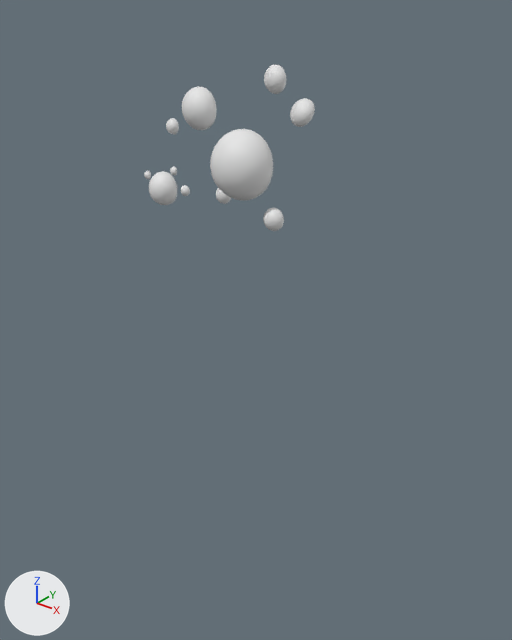
The OBJ model models/WaterDrops.obj, before and after one commit.
Rendered twice from a 50 mm lens placed at (6.23, -4.61, 1.67), pointed at (3.7, -1.45, -0.29). The lights are fixed; the arrows at lower left show +X, +Y and +Z. Where no turn or scale is listed for an object, it has been applied to the vertices.

The older version as bpy lines, for what is in view:
```python
me_waterdrops = bpy.data.meshes.new('WaterDrops')
me_waterdrops.from_pydata(...)  # 5302 vertices, 10560 faces; spans x 2.45..4.05, y -1.59..-1.14, z 0.22..1.23
ob_waterdrops = bpy.data.objects.new('WaterDrops', me_waterdrops)
ob_waterdrops.location = (0.0, 0.0, 0.0)
```
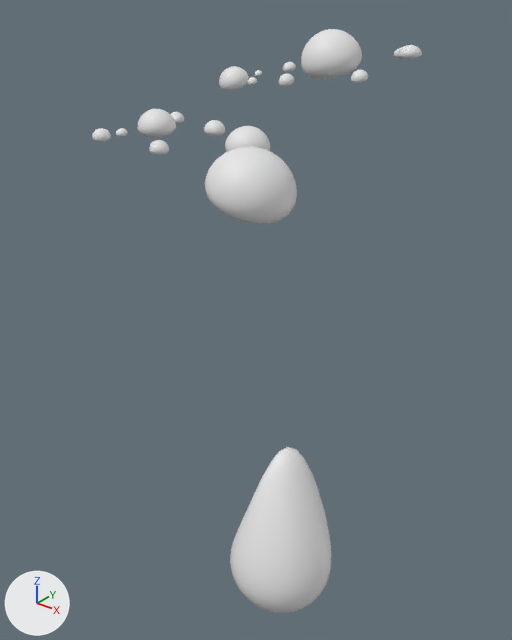
What differs and where, as boxes [x1, y1, x2, y2] in the pictures (512 x 640 px; the box of a moved part takes in the faces that stretch with it):
'WaterDrops', reshaped (92% wider, 248% taller): before [144, 64, 315, 231]; after [92, 29, 422, 613]
part 1 of me_waterdrops, moved or reshaped: before [170, 166, 177, 176]; after [149, 140, 169, 155]
part 2 of me_waterdrops, moved or reshaped: before [181, 185, 190, 196]; after [92, 128, 111, 142]
part 3 of me_waterdrops, moved or reshaped: before [182, 86, 217, 130]; after [116, 128, 128, 137]
part 4 of me_waterdrops, moved or reshaped: before [149, 171, 177, 205]; after [170, 112, 184, 123]
part 5 of me_waterdrops, moved or reshaped: before [264, 64, 287, 94]; after [351, 70, 368, 83]
part 6 of me_waterdrops, moved or reshaped: before [144, 171, 151, 179]; after [255, 70, 262, 77]
part 7 of me_waterdrops, moved or reshaped: before [216, 188, 231, 204]; after [283, 62, 296, 72]
part 8 of me_waterdrops, moved or reshaped: before [290, 98, 315, 127]; after [248, 77, 257, 85]
part 9 of me_waterdrops, moved or reshaped: before [263, 208, 284, 231]; after [279, 73, 294, 87]
part 10 of me_waterdrops, built on: before [166, 118, 273, 201]; after [138, 109, 297, 224]
part 11 of me_waterdrops, added: after [219, 29, 422, 91]
part 12 of me_waterdrops, added: after [230, 447, 331, 613]

The edits, one by one:
me_waterdrops is used by ob_waterdrops; location (0.0, 0.0, 0.0).
me_waterdrops had 5302 vertices, 10560 faces and spanned x 2.45..4.05, y -1.59..-1.14, z 0.22..1.23.
me_waterdrops now has 10122 vertices, 20160 faces and spans x 2.32..4.94, y -2.75..0.23, z -1.13..1.35.
me_waterdrops part 1: the loose piece of 482 vertices spanning x 2.8..2.86, y -1.27..-1.22, z 0.45..0.51 is multiplied about its middle by the matrix ((1.404, -0.648, 1.016), (-0.953, 0.358, 1.544), (-0.737, -1.696, -0.062)), then moved by (0.46, -0.56, 0.31).
me_waterdrops part 2: the loose piece of 482 vertices spanning x 2.89..2.96, y -1.27..-1.22, z 0.33..0.4 is multiplied about its middle by the matrix ((1.307, -0.109, 0.863), (-0.864, 0.008, 1.311), (-0.096, -1.566, -0.053)), then moved by (-0.18, -0.52, 0.43).
me_waterdrops part 3: the loose piece of 482 vertices spanning x 3.02..3.27, y -1.4..-1.24, z 0.8..1.06 is multiplied about its middle by the matrix ((0.236, -0.003, 0.151), (-0.15, 0.031, 0.234), (-0.02, -0.278, 0.025)), then moved by (-0.31, -0.36, -0.13).
me_waterdrops part 4: the loose piece of 482 vertices spanning x 2.57..2.81, y -1.31..-1.14, z 0.22..0.45 is multiplied about its middle by the matrix ((0.356, -0.085, 0.242), (-0.238, 0.044, 0.369), (-0.106, -0.411, -0.011)), then moved by (0.04, 0.13, 0.47).
me_waterdrops part 5: the loose piece of 482 vertices spanning x 3.68..3.83, y -1.39..-1.3, z 1.08..1.23 is multiplied about its middle by the matrix ((0.69, -0.055, 0.253), (-0.218, 0.262, 0.653), (-0.139, -0.687, 0.229)), then moved by (0.01, 0.88, -0.07).
me_waterdrops part 6: the loose piece of 482 vertices spanning x 2.45..2.51, y -1.19..-1.14, z 0.36..0.42 is multiplied about its middle by the matrix ((0.936, 0.058, 0.343), (-0.342, 0.329, 0.879), (-0.062, -0.941, 0.329)), then moved by (0.22, 1.0, 0.62).
me_waterdrops part 7: the loose piece of 482 vertices spanning x 3.28..3.39, y -1.36..-1.28, z 0.37..0.48 is multiplied about its middle by the matrix ((0.843, 0.186, 0.315), (-0.358, 0.25, 0.809), (0.078, -0.864, 0.302)), then moved by (-0.54, 1.42, 0.61).
me_waterdrops part 8: the loose piece of 482 vertices spanning x 3.89..4.05, y -1.43..-1.33, z 0.94..1.08 is multiplied about its middle by the matrix ((0.462, 0.015, 0.129), (-0.091, 0.379, 0.281), (-0.094, -0.294, 0.367)), then moved by (-1.22, 1.08, -0.05).
me_waterdrops part 9: the loose piece of 482 vertices spanning x 3.72..3.86, y -1.44..-1.35, z 0.3..0.44 is multiplied about its middle by the matrix ((0.769, 0.034, 0.273), (-0.265, 0.313, 0.706), (-0.076, -0.754, 0.306)), then moved by (-0.64, 0.98, 0.64).
me_waterdrops part 10: 5 vertices moved within x 2.85..3.41, y -1.36..-1.22, z 0.8..0.82; 953 vertices removed from x 2.77..3.77, y -1.59..-1.19, z 0.46..0.87; 2399 vertices added at x 2.85..4.22, y -2.08..-1.05, z 0.54..0.96.
me_waterdrops part 11: 2410 vertices added at x 2.4..4.02, y -0.52..0.23, z 0.87..1.35.
me_waterdrops part 12: 482 vertices added at x 4.47..4.94, y -2.75..-2.26, z -1.13..-0.31.
